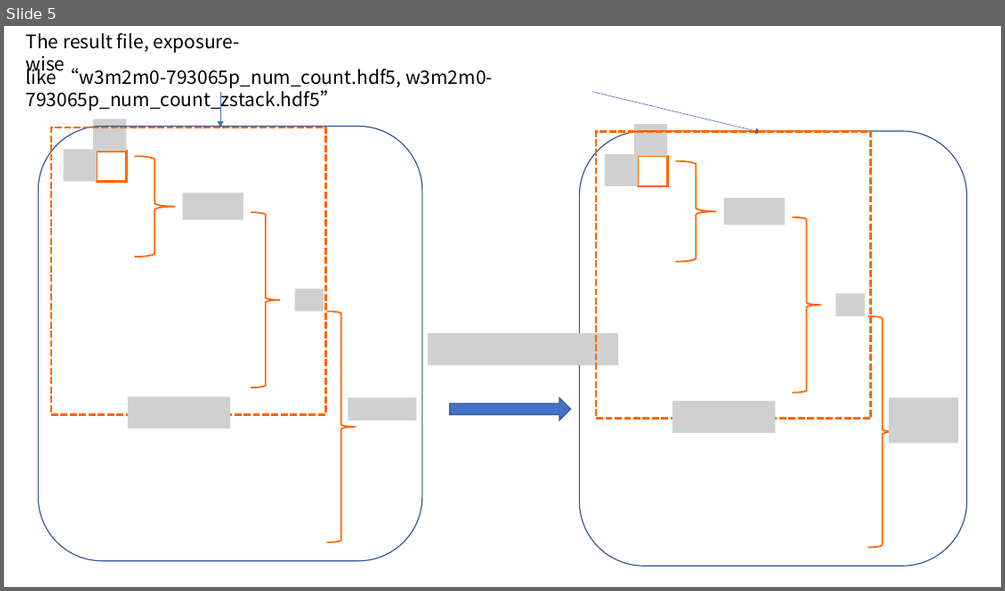
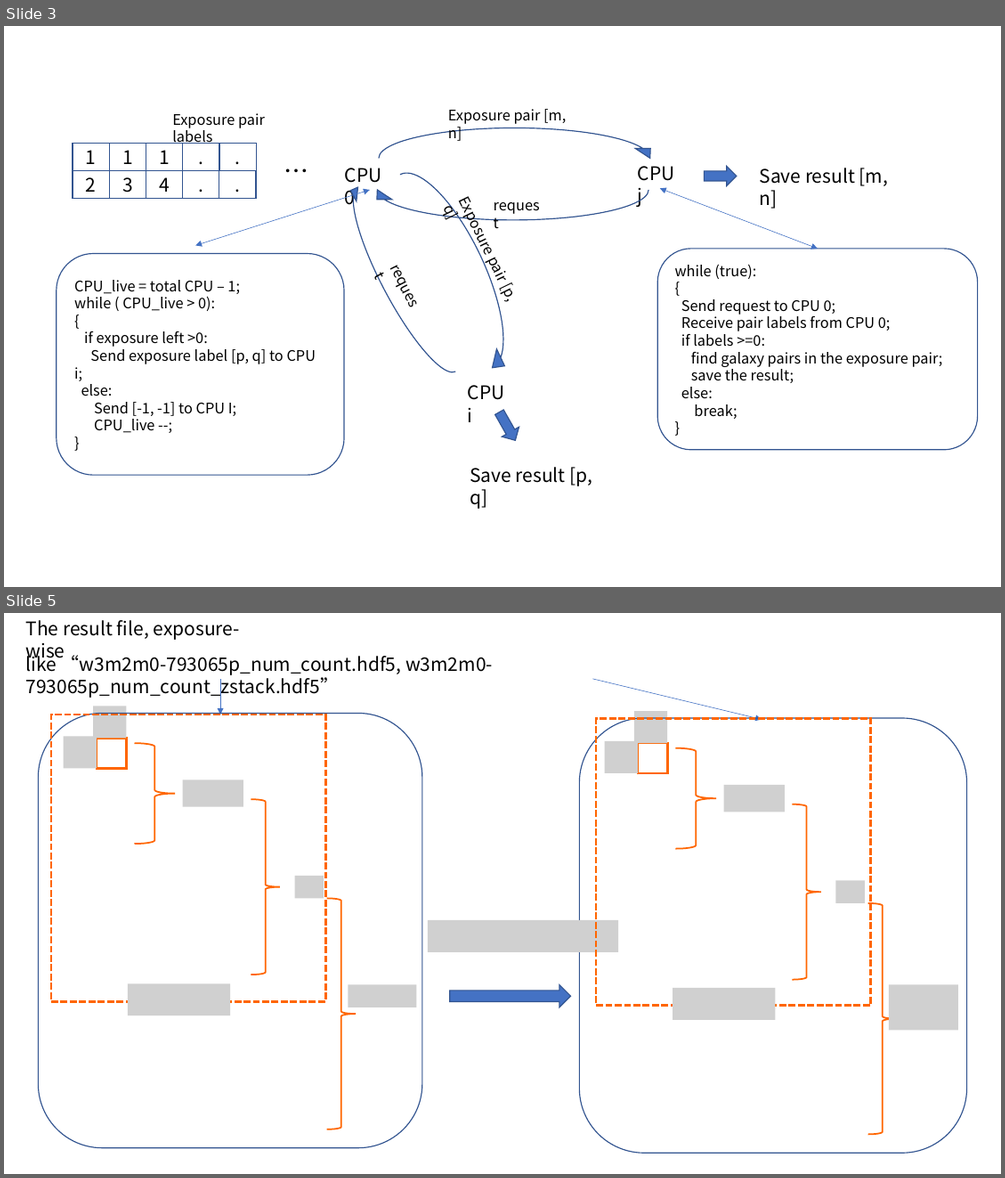
Before and after one commit to hekunlie/astrophy-research, a slide deck: correlation/Fourier_Quad/data_structure.pptx. Shown one above the other, each under a label of ours: slide 5 before the commit, slides 3 and 5 after it; the slides between them are not shown. The pictures are 1005x591 and 1005x1178 pixels, drawn with LibreOffice and Linux fonts; fonts in the diff are those of the drawing; grey boxes stand for pictures. Boxes give left, top, right and bottom in pixels: in the first picture for what was removed or moved away, otherwise in the second. Text is boxed around its words. In the diff, an @@ line names an element or a change of style, - is before the commit and + after.

```diff
--- a/correlation/Fourier_Quad/data_structure.pptx
+++ b/correlation/Fourier_Quad/data_structure.pptx
@@ slide 3 added at box(4, 26, 1001, 587), background #FFFFFF @@
@@ text added at box(172, 113, 265, 147), 14 pt, text #000000 @@
+Exposure pair labels
@@ curved down arrow added at box(379, 127, 657, 158), fill #4472C4, outline #325491 1 pt @@
@@ text added at box(448, 109, 566, 141), 14 pt, text #000000 @@
+Exposure pair [m, n]
@@ group added at box(73, 143, 309, 199): 10 rectangles, 1 text @@
+1
+1
+1
+2
+3
+4
+.
+.
+.
+.
+…
@@ curved down arrow added at box(401, 159, 531, 377), fill #4472C4, outline #325491 1 pt @@
@@ curved down arrow added at box(333, 182, 456, 383), fill #4472C4, outline #325491 1 pt @@
@@ text added at box(345, 168, 382, 208), 18 pt, text #000000 @@
+CPU 0
@@ text added at box(638, 166, 675, 207), 18 pt, text #000000 @@
+CPU j
@@ right arrow added at box(704, 166, 736, 185), fill #4472C4, outline #325491 1 pt @@
@@ text added at box(760, 168, 888, 208), 18 pt, text #000000 @@
+Save result [m, n]
@@ double arrow added from (195, 245) to (370, 190), #4472C4 0.5 pt @@
@@ curved down arrow added at box(370, 190, 648, 220), fill #4472C4, outline #325491 1 pt @@
@@ double arrow added from (660, 188) to (817, 248), #4472C4 0.5 pt @@
@@ rounded rectangle added at box(57, 253, 344, 475), outline #325491 1 pt, 14 pt, text #000000 @@
+CPU_live = total CPU – 1;
+while ( CPU_live > 0):
+{
+if exposure left >0:
+Send exposure label [p, q] to CPU i;
+else:
+Send [-1, -1] to CPU I;
+CPU_live --;
+}
@@ text added at box(380, 252, 431, 320), 14 pt, text #000000 @@
+request
@@ rounded rectangle added at box(657, 248, 978, 450), outline #325491 1 pt, 14 pt, text #000000 @@
+while (true):
+{
+Send request to CPU 0;
+Receive pair labels from CPU 0;
+if labels >=0:
+find galaxy pairs in the exposure pair;
+save the result;
+else:
+break;
+}
@@ text added at box(719, 300, 770, 314), 14 pt, text #000000 @@
+request
@@ text added at box(97, 335, 267, 364), 14 pt, text #000000 @@
+Exposure pair [p, q]
@@ text added at box(468, 385, 505, 422), 18 pt, text #000000 @@
+CPU i
@@ right arrow added at box(491, 407, 523, 445), fill #4472C4, outline #325491 1 pt @@
@@ text added at box(469, 467, 592, 508), 18 pt, text #000000 @@
+Save result [p, q]
```
Also in this commit, not shown: 1 other slide added, 2 slides removed.
